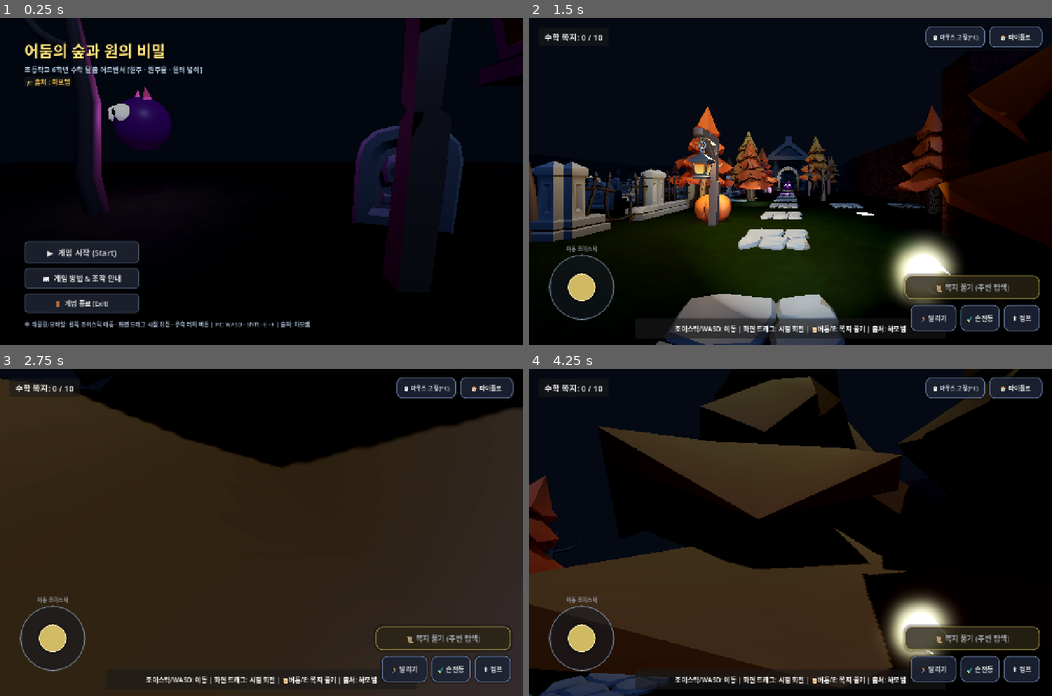
Above: before the commit, frames 1-4 (two rows, left to right).
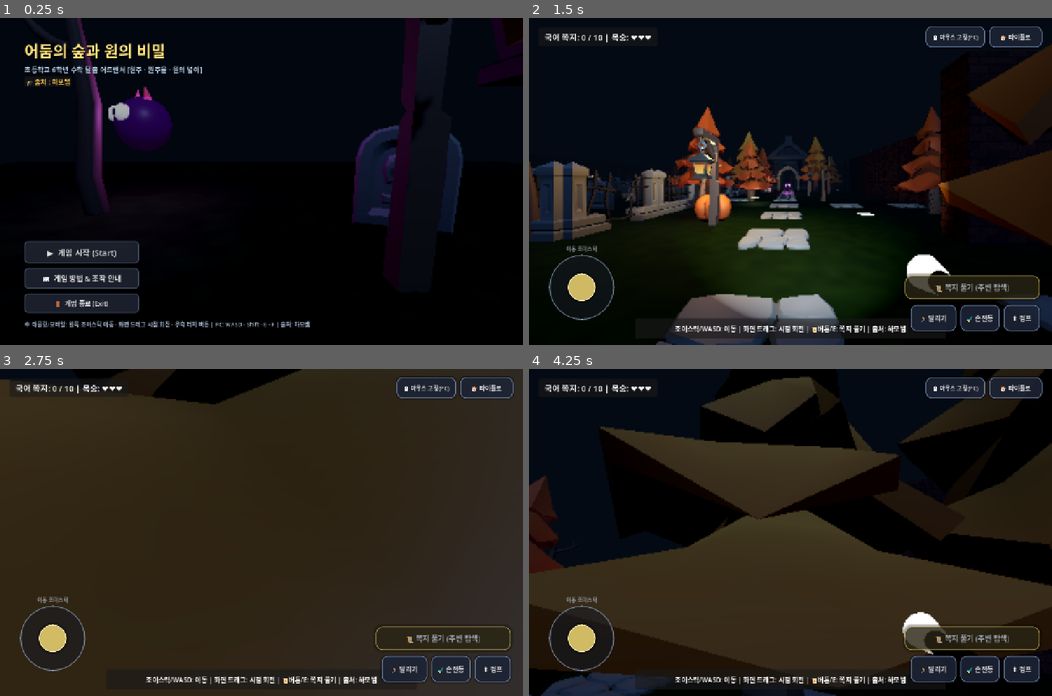
Above: after the commit, the same moments.

Repository: hamosam/fose
Game: Godot game, scene res://title_screen.tscn
The game is run twice, just before and just after one commit, with the same random seed, the same clock (stepped at 60 frames per second) and the same inputs. Sound files missing from this copy of the repository are replaced by a short silence.
Inputs (mouse positions are in pixels of both pictures, inside the frame that each line leads up to):
- Up to frame 1 (0.25 s): no input
- Up to frame 2 (1.5 s): click "▶ 게임 시작 (Start)" at 0.5 s; tap Enter at 1.25 s; move the mouse to (905, 165) at 1.27 s; hold D (move_right) from 1.28 s (still down); tap E (interact) at 1.35 s; click (905, 165) at 1.42 s
- Up to frame 3 (2.75 s): tap Space (jump) at 1.52, 1.82 s; release D (move_right) at 2 s; drag from (156, 548) to (235, 597) at 2.02 s
- Up to frame 4 (4.25 s): move the mouse to (842, 460) at 2.77 s; hold D (move_right) 2.78-3.5 s; hold F (toggle_flashlight) 2.78-3.5 s; drag from (764, 597) to (633, 483) at 3.52 s

The runs differ from the first frame. In frame 1, 0.4% of the frame differs, in the area x 15-100%, y 0-67%; in frame 2, 9.9%; in frame 3, 14%; in frame 4, 17%, in the area x 0-100%, y 0-100%.

Commit message:
ㅇ
ㅇ

Diff:
--- a/game_manager.gd
+++ b/game_manager.gd
@@ -1,8 +1,12 @@
 extends Node
 
 @export var total_notes: int = 10
+@export var max_lives: int = 3
+@export var invincible_duration: float = 2.5
 
 var collected_notes: int = 0
+var lives: int = 3
+var invincible_timer: float = 0.0
 var is_game_over: bool = false
 var is_game_won: bool = false
 var is_solving_quiz: bool = false
@@ -43,6 +47,8 @@
 
 func _ready() -> void:
 	collected_notes = 0
+	lives = max_lives
+	invincible_timer = 0.0
 	is_game_over = false
 	is_game_won = false
 	is_solving_quiz = false
@@ -200,6 +206,10 @@
 func _process(delta: float) -> void:
 	if is_game_over or is_game_won:
 		return
+
+	# 피격 후 무적 타이머
+	if invincible_timer > 0.0:
+		invincible_timer -= delta
 
 	# 쪽지 메시지 표시 타이머
 	if msg_timer > 0.0:
@@ -429,7 +439,28 @@
 
 func _update_note_ui() -> void:
 	if note_count_label:
-		note_count_label.text = "수학 쪽지: %d / %d" % [collected_notes, total_notes]
+		var hearts: String = "❤️".repeat(max(lives, 0))
+		note_count_label.text = "국어 쪽지: %d / %d | 목숨: %s" % [collected_notes, total_notes, hearts]
+
+func on_player_hit() -> bool:
+	if is_game_over or is_game_won or is_solving_quiz or invincible_timer > 0.0:
+		return false
+
+	lives = max(lives - 1, 0)
+	_update_note_ui()
+
+	if lives <= 0:
+		game_over()
+		return true
+
+	invincible_timer = invincible_duration
+	trigger_glitch_burst(0.8)
+	if heartbeat_player:
+		heartbeat_player.play()
+	if message_label:
+		message_label.text = "괴물과 부딪혔습니다! 도망치세요! (남은 목숨: %d / %d)" % [lives, max_lives]
+		msg_timer = 2.5
+	return true
 
 func game_over() -> void:
 	if is_game_won:
--- a/grass_ground.gdshader
+++ b/grass_ground.gdshader
@@ -32,7 +32,7 @@
 float fbm(vec2 p) {
 	float v = 0.0;
 	float a = 0.5;
-	for (int i = 0; i < 4; i++) {
+	for (int i = 0; i < 2; i++) {
 		v += a * noise(p);
 		p *= 2.1;
 		a *= 0.5;
@@ -43,18 +43,17 @@
 void fragment() {
 	vec2 uv = world_pos.xz;
 
-	// 큰 스케일 군락 노이즈
+	// 큰 스케일 군락 노이즈 (2회 루프)
 	float n_macro = fbm(uv * 0.12);
-	// 중간 잔디 패치
-	float n_mid = fbm(uv * 0.8);
-	// 미세 잔디 질감
-	float n_micro = fbm(uv * 3.5);
+	// 중간/미세 잔디 질감 (단일 noise 호출로 경량화)
+	float n_mid = noise(uv * 0.8);
+	float n_micro = noise(uv * 3.5);
 
 	vec3 base_grass = mix(grass_color_dark, grass_color_mid, n_micro * 0.8 + n_mid * 0.2);
 	vec3 patch_grass = mix(base_grass, grass_color_dry, n_macro);
 
-	// 간간이 보이는 어두운 흙 패치
-	float dirt_patch = smoothstep(0.68, 0.85, fbm(uv * 0.25 + 5.0));
+	// 간간이 보이는 어두운 흙 패치 (단일 noise 호출)
+	float dirt_patch = smoothstep(0.68, 0.85, noise(uv * 0.25 + 5.0));
 	vec3 final_color = mix(patch_grass, soil_color, dirt_patch * 0.6);
 
 	ALBEDO = final_color;
--- a/main.tscn
+++ b/main.tscn
@@ -39,13 +39,13 @@
 ambient_light_color = Color(0.06, 0.08, 0.12, 1)
 ambient_light_energy = 0.45
 tonemap_mode = 2
-glow_enabled = true
+glow_enabled = false
 glow_intensity = 0.8
 fog_enabled = true
 fog_light_color = Color(0.05, 0.07, 0.1, 1)
 fog_light_energy = 0.7
-fog_density = 0.018
-volumetric_fog_enabled = true
+fog_density = 0.032
+volumetric_fog_enabled = false
 volumetric_fog_density = 0.035
 volumetric_fog_albedo = Color(0.18, 0.22, 0.28, 1)
 volumetric_fog_emission = Color(0.01, 0.015, 0.025, 1)
@@ -81,7 +81,7 @@
 transform = Transform3D(0.866025, -0.353553, 0.353553, 0, 0.707107, 0.707107, -0.5, -0.612372, 0.612372, 0, 30, 0)
 light_color = Color(0.4, 0.5, 0.7, 1)
 light_energy = 0.38
-shadow_enabled = true
+shadow_enabled = false
 directional_shadow_max_distance = 65.0
 
 [node name="Floor" type="CSGBox3D" parent="." unique_id=319489103]
@@ -303,7 +303,7 @@
 transform = Transform3D(1, 0, 0, 0, 1, 0, 0, 0, 1, 0, 3, -24)
 light_color = Color(1, 0.2, 0.08, 1)
 light_energy = 2.8
-shadow_enabled = true
+shadow_enabled = false
 omni_range = 16.0
 script = ExtResource("flicker")
 
--- a/monster.gd
+++ b/monster.gd
@@ -8,10 +8,10 @@
 }
 
 @export_group("Speeds")
-@export var base_chase_speed: float = 4.6
-@export var max_chase_speed: float = 5.6
-@export var lurk_speed: float = 1.6
-@export var current_chase_speed: float = 4.6
+@export var base_chase_speed: float = 3.2
+@export var max_chase_speed: float = 4.1
+@export var lurk_speed: float = 1.2
+@export var current_chase_speed: float = 3.2
 
 @onready var visuals: Node3D = $Visuals
 @onready var aura_light: OmniLight3D = $AuraLight
@@ -200,11 +200,22 @@
 		gm.trigger_glitch_burst(intensity)
 
 func _catch_player() -> void:
-	caught_player = true
-	velocity = Vector3.ZERO
-	if player:
-		visuals.look_at(player.global_position, Vector3.UP)
-
 	var gm = get_tree().root.get_node_or_null("Main/GameManager")
-	if gm and gm.has_method("game_over"):
+	if gm and gm.has_method("on_player_hit"):
+		var hit_applied: bool = gm.on_player_hit()
+		if not hit_applied:
+			return
+		if gm.is_game_over:
+			caught_player = true
+			velocity = Vector3.ZERO
+			if player:
+				visuals.look_at(player.global_position, Vector3.UP)
+		else:
+			# 목숨이 남았으면 즉시 안개 속으로 사라지며 도망갈 시간 부여
+			_enter_state(State.FADING)
+	elif gm and gm.has_method("game_over"):
+		caught_player = true
+		velocity = Vector3.ZERO
+		if player:
+			visuals.look_at(player.global_position, Vector3.UP)
 		gm.game_over()
--- a/project.godot
+++ b/project.godot
@@ -92,3 +92,6 @@
 renderer/rendering_method="gl_compatibility"
 renderer/rendering_method.mobile="gl_compatibility"
 textures/vram_compression/import_etc2_astc=true
+lights_and_shadows/directional_shadow/size=1024
+scaling_3d/scale=0.8
+lights_and_shadows/positional_shadow/atlas_size=1024
Not shown, changed: export_presets.cfg
Not shown, changed: index.js
Not shown, changed: index.pck
Not shown, changed: index.wasm
